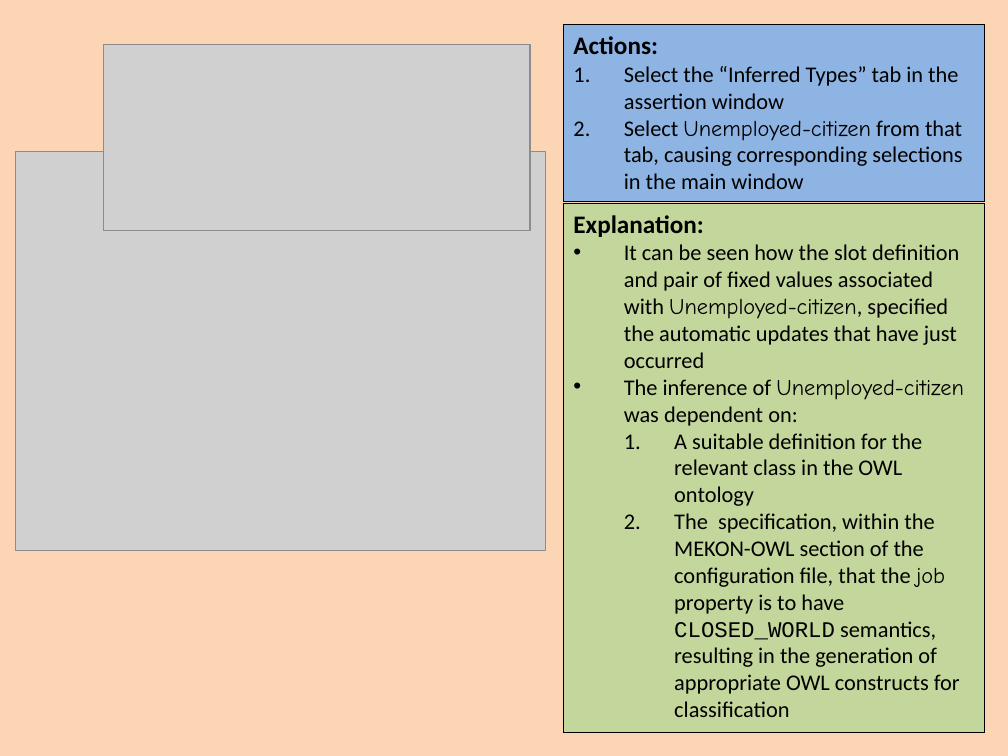
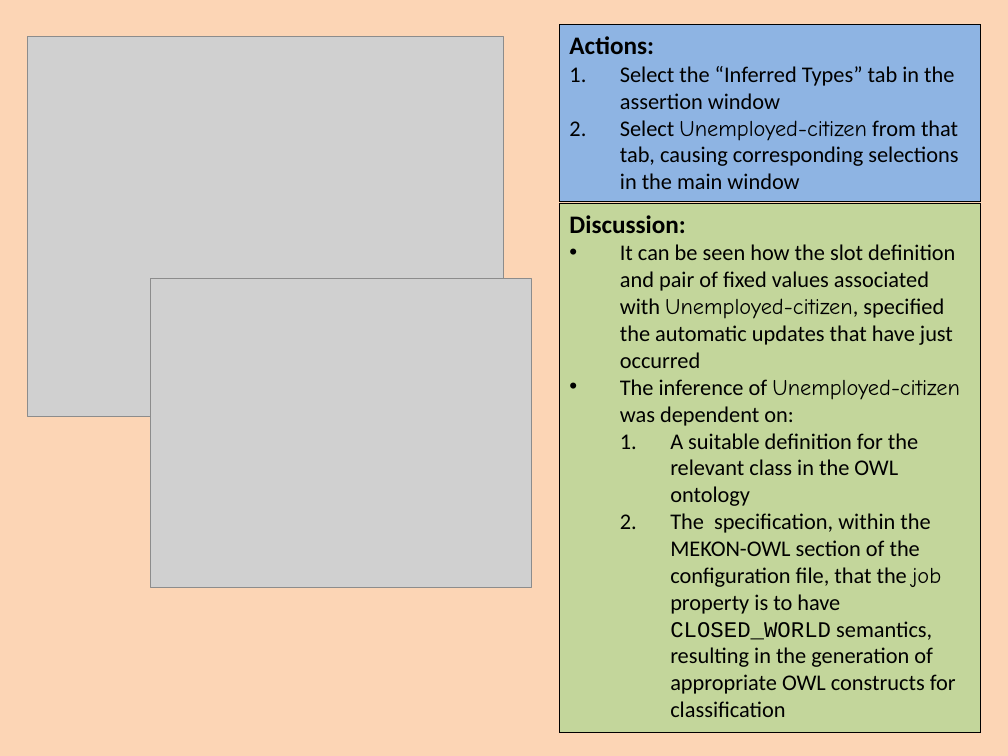
Before and after one commit to colin-puleston/mekon-hobo, a slide deck: slide 36 of docs/MEKON-HOBO Introductory Tutorial.pptx. Drawn at 1008x756 pixels with LibreOffice and Linux fonts; fonts in the diff are those of the drawing; grey boxes stand for pictures. Boxes give left, top, right and bottom in pixels: in the first picture for what was removed or moved away, otherwise in the second. Text is boxed around its words. In the diff, an @@ line names an element or a change of style, - is before the commit and + after.

```diff
--- a/docs/MEKON-HOBO Introductory Tutorial.pptx
+++ b/docs/MEKON-HOBO Introductory Tutorial.pptx
@@ rectangle "Actions:": place and size @@
-rectangle "Actions:" at [563,25,984,202]
+rectangle "Actions:" at [559,25,980,202]
@@ picture added at [28,36,504,416] @@
@@ picture removed at [103,44,530,230] @@
@@ picture removed at [16,152,545,551] @@
@@ rectangle "Discussion:": place and size @@
-rectangle "Discussion:" at [563,204,984,733]
+rectangle "Discussion:" at [559,204,980,733]
@@ text in rectangle at [569,215,685,233]: text changed @@
-Explanation:
+Discussion:
@@ picture added at [151,279,531,589] @@
```
Also in this commit, not shown: 22 other slides changed, 14 slides added, 6 slides removed.
